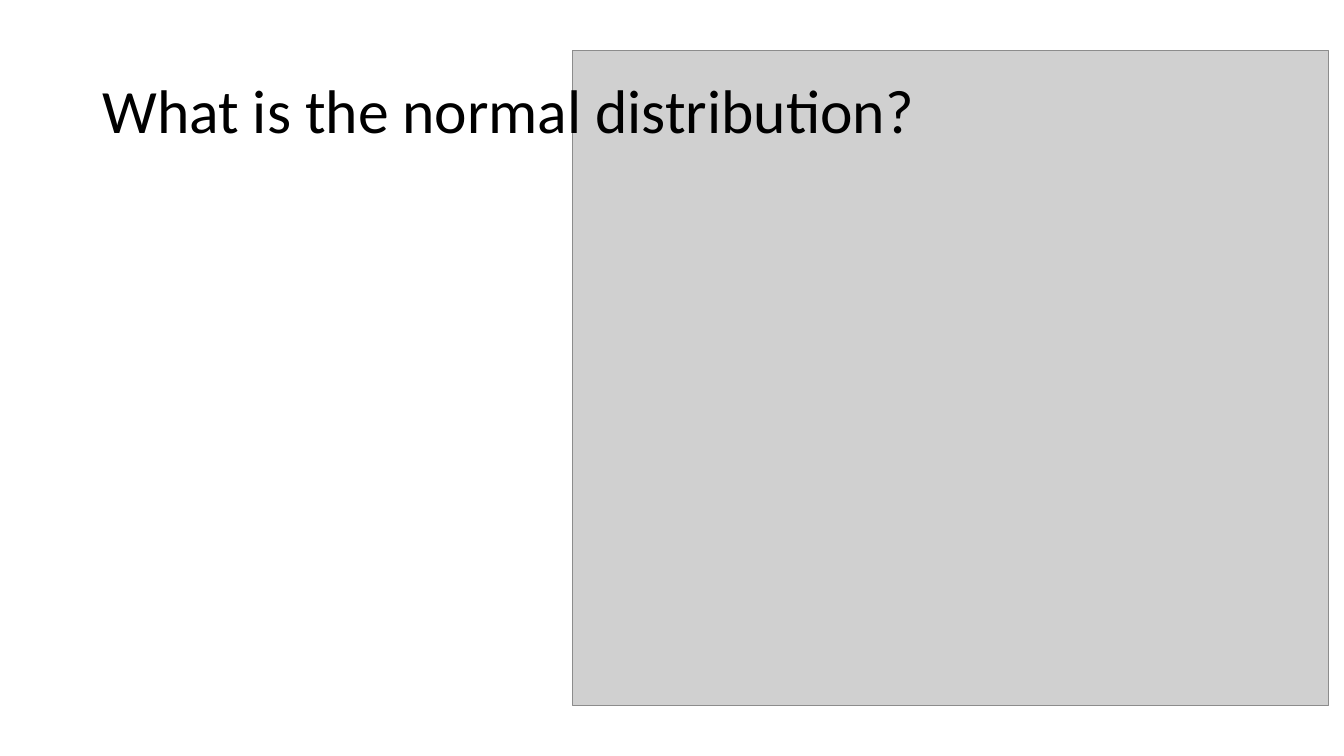
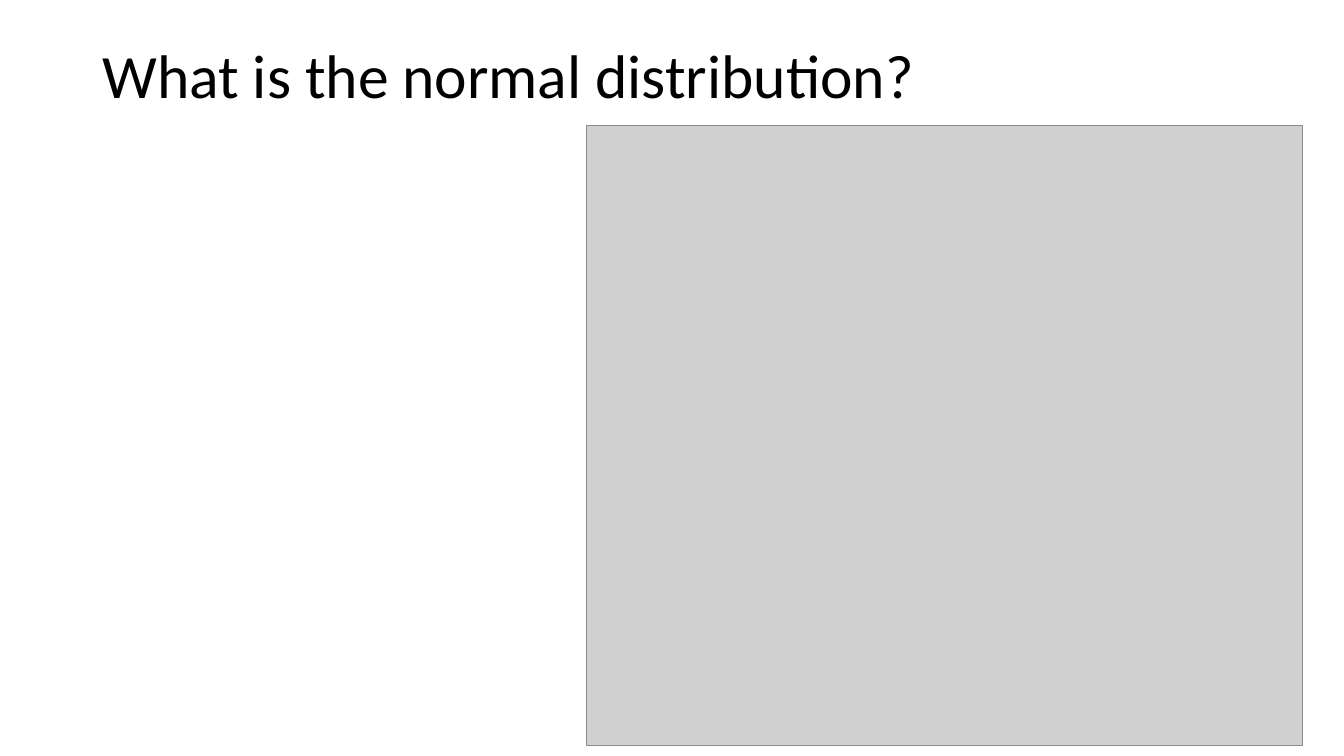
Before and after one commit to ELaBrecque-MMC/RegressionModelOverview, a slide deck: slide 19 of Notes/RegressionModelOverview.pptx (slide 9 before the commit). Drawn at 1344x756 pixels with LibreOffice and Linux fonts; fonts in the diff are those of the drawing; grey boxes stand for pictures. Boxes give left, top, right and bottom in pixels: in the first picture for what was removed or moved away, otherwise in the second. Text is boxed around its words. In the diff, an @@ line names an element or a change of style, - is before the commit and + after.

```diff
--- a/Notes/RegressionModelOverview.pptx
+++ b/Notes/RegressionModelOverview.pptx
@@ title "What is the normal distribution?" at box(102, 55, 914, 99): vertical alignment middle to top @@
@@ picture: place and size @@
-picture at box(573, 50, 1329, 706)
+picture at box(587, 125, 1303, 745)
```
Also in this commit, not shown: 4 other slides changed, 11 slides added, 3 other files.
